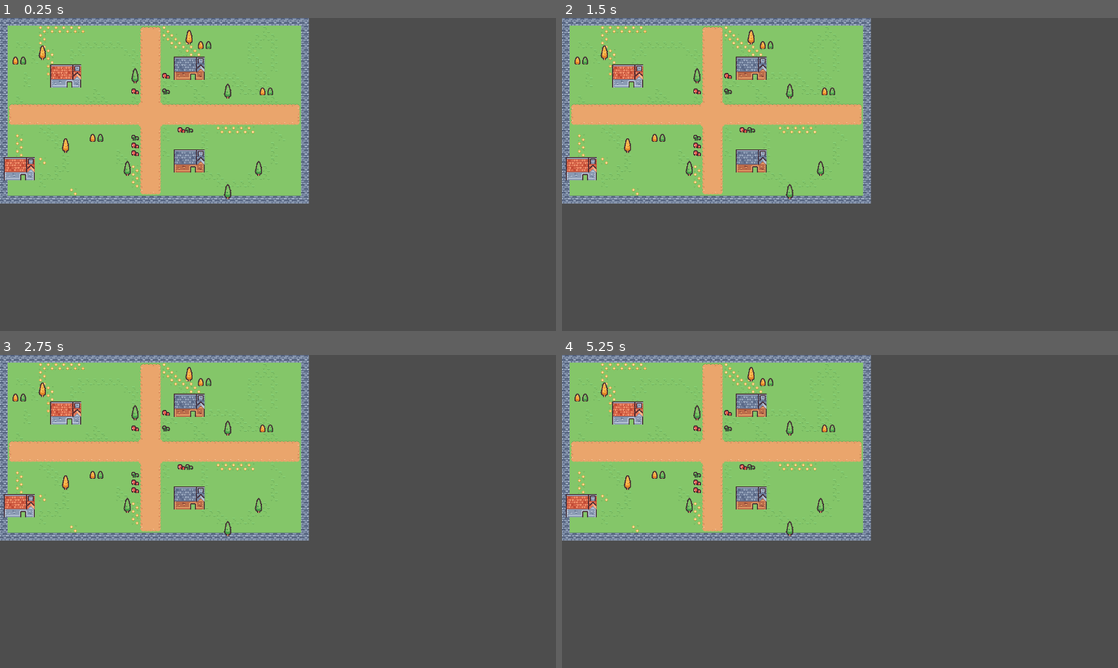
Above: before the commit, frames 1-4 (two rows, left to right).
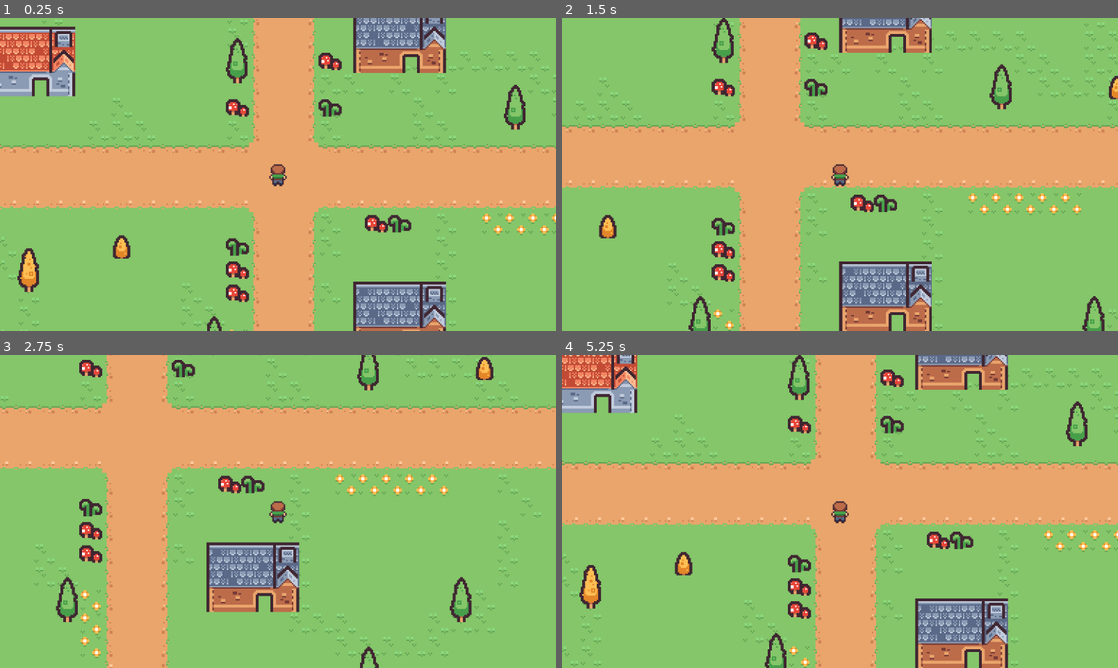
Above: after the commit, the same moments.

Repository: ygor2812/jd2-ygor2812
Game: Godot game, scene res://scenes/Vila.tscn
Same seed, same stepped clock (60 frames per second), same inputs: the game is played once before the commit and once after it. Before the commit the project has no main scene; this scene is started directly in both runs.
Inputs:
- Up to frame 1 (0.25 s): no input
- Up to frame 2 (1.5 s): tap Enter at 0.5 s; hold Right (right) 0.53-1.28 s; hold Down (down) from 1.28 s (still down)
- Up to frame 3 (2.75 s): release Down (down) at 2.03 s; hold Right (right) from 2.03 s (still down)
- Up to frame 4 (5.25 s): release Right (right) at 2.78 s; hold W (up) 2.78-3.53 s; hold A (left) 3.53-5.03 s; hold Down (down) from 5.03 s (still down)

The runs differ from the first frame. In frame 1, 90% of the frame differs, in the area x 0-100%, y 0-100%; in frame 2, 90%; in frame 3, 83%; in frame 4, 90%.

Commit message:
aula-08: vila com colisao e personagem em quatro direções

Diff:
--- /dev/null
+++ b/jogo/entities/jogador.tscn
@@ -0,0 +1,162 @@
+[gd_scene format=3 uid="uid://b2i8f22l2rgo1"]
+
+[ext_resource type="Script" uid="uid://b77fjswelegu4" path="res://scripts/jogador.gd" id="1_m0gj8"]
+[ext_resource type="Texture2D" uid="uid://ejeqoxdjkcuo" path="res://assets-vila/sprites/personagem.png" id="2_mi7s2"]
+
+[sub_resource type="AtlasTexture" id="AtlasTexture_as3f3"]
+atlas = ExtResource("2_mi7s2")
+region = Rect2(0, 0, 16, 16)
+
+[sub_resource type="AtlasTexture" id="AtlasTexture_krsmw"]
+atlas = ExtResource("2_mi7s2")
+region = Rect2(16, 0, 16, 16)
+
+[sub_resource type="AtlasTexture" id="AtlasTexture_vv3b2"]
+atlas = ExtResource("2_mi7s2")
+region = Rect2(32, 0, 16, 16)
+
+[sub_resource type="AtlasTexture" id="AtlasTexture_nvuv8"]
+atlas = ExtResource("2_mi7s2")
+region = Rect2(48, 0, 16, 16)
+
+[sub_resource type="AtlasTexture" id="AtlasTexture_m0gj8"]
+atlas = ExtResource("2_mi7s2")
+region = Rect2(0, 16, 16, 16)
+
+[sub_resource type="AtlasTexture" id="AtlasTexture_mi7s2"]
+atlas = ExtResource("2_mi7s2")
+region = Rect2(16, 16, 16, 16)
+
+[sub_resource type="AtlasTexture" id="AtlasTexture_ntdb4"]
+atlas = ExtResource("2_mi7s2")
+region = Rect2(32, 16, 16, 16)
+
+[sub_resource type="AtlasTexture" id="AtlasTexture_1y6is"]
+atlas = ExtResource("2_mi7s2")
+region = Rect2(48, 16, 16, 16)
+
+[sub_resource type="AtlasTexture" id="AtlasTexture_wrf7a"]
+atlas = ExtResource("2_mi7s2")
+region = Rect2(0, 32, 16, 16)
+
+[sub_resource type="AtlasTexture" id="AtlasTexture_8ej8p"]
+atlas = ExtResource("2_mi7s2")
+region = Rect2(16, 32, 16, 16)
+
+[sub_resource type="AtlasTexture" id="AtlasTexture_8c0iw"]
+atlas = ExtResource("2_mi7s2")
+region = Rect2(32, 32, 16, 16)
+
+[sub_resource type="AtlasTexture" id="AtlasTexture_byptf"]
+atlas = ExtResource("2_mi7s2")
+region = Rect2(48, 32, 16, 16)
+
+[sub_resource type="AtlasTexture" id="AtlasTexture_xet37"]
+atlas = ExtResource("2_mi7s2")
+region = Rect2(0, 48, 16, 16)
+
+[sub_resource type="AtlasTexture" id="AtlasTexture_gye3k"]
+atlas = ExtResource("2_mi7s2")
+region = Rect2(16, 48, 16, 16)
+
+[sub_resource type="AtlasTexture" id="AtlasTexture_q6w5h"]
+atlas = ExtResource("2_mi7s2")
+region = Rect2(32, 48, 16, 16)
+
+[sub_resource type="AtlasTexture" id="AtlasTexture_bj3w7"]
+atlas = ExtResource("2_mi7s2")
+region = Rect2(48, 48, 16, 16)
+
+[sub_resource type="SpriteFrames" id="SpriteFrames_lgkx6"]
+animations = [{
+"frames": [{
+"duration": 1.0,
+"texture": SubResource("AtlasTexture_as3f3")
+}, {
+"duration": 1.0,
+"texture": SubResource("AtlasTexture_krsmw")
+}, {
+"duration": 1.0,
+"texture": SubResource("AtlasTexture_vv3b2")
+}, {
+"duration": 1.0,
+"texture": SubResource("AtlasTexture_nvuv8")
+}],
+"loop": 1,
+"name": &"down",
+"speed": 8.0
+}, {
+"frames": [{
+"duration": 1.0,
+"texture": SubResource("AtlasTexture_m0gj8")
+}, {
+"duration": 1.0,
+"texture": SubResource("AtlasTexture_mi7s2")
+}, {
+"duration": 1.0,
+"texture": SubResource("AtlasTexture_ntdb4")
+}, {
+"duration": 1.0,
+"texture": SubResource("AtlasTexture_1y6is")
+}],
+"loop": 1,
+"name": &"left",
+"speed": 8.0
+}, {
+"frames": [{
+"duration": 1.0,
+"texture": SubResource("AtlasTexture_wrf7a")
+}, {
+"duration": 1.0,
+"texture": SubResource("AtlasTexture_8ej8p")
+}, {
+"duration": 1.0,
+"texture": SubResource("AtlasTexture_8c0iw")
+}, {
+"duration": 1.0,
+"texture": SubResource("AtlasTexture_byptf")
+}],
+"loop": 1,
+"name": &"right",
+"speed": 8.0
+}, {
+"frames": [{
+"duration": 1.0,
+"texture": SubResource("AtlasTexture_xet37")
+}, {
+"duration": 1.0,
+"texture": SubResource("AtlasTexture_gye3k")
+}, {
+"duration": 1.0,
+"texture": SubResource("AtlasTexture_q6w5h")
+}, {
+"duration": 1.0,
+"texture": SubResource("AtlasTexture_bj3w7")
+}],
+"loop": 1,
+"name": &"up",
+"speed": 8.0
+}]
+
+[sub_resource type="RectangleShape2D" id="RectangleShape2D_lgkx6"]
+size = Vector2(11, 5)
+
+[node name="Jogador" type="CharacterBody2D" unique_id=21811617]
+motion_mode = 1
+script = ExtResource("1_m0gj8")
+
+[node name="AnimatedSprite2D" type="AnimatedSprite2D" parent="." unique_id=1390612713]
+z_index = 1
+sprite_frames = SubResource("SpriteFrames_lgkx6")
+animation = &"up"
+
+[node name="CollisionShape2D" type="CollisionShape2D" parent="." unique_id=1743563826]
+position = Vector2(0, 5)
+shape = SubResource("RectangleShape2D_lgkx6")
+
+[node name="Camera2D" type="Camera2D" parent="." unique_id=234426255]
+zoom = Vector2(3, 3)
+limit_left = 0
+limit_top = 0
+limit_right = 640
+limit_bottom = 384
--- a/jogo/project.godot
+++ b/jogo/project.godot
@@ -11,6 +11,7 @@
 [application]
 
 config/name="Jogo"
+run/main_scene="uid://thgs2yolkqvk"
 config/features=PackedStringArray("4.7", "GL Compatibility")
 config/icon="res://icon.svg"
 
--- a/jogo/scenes/Vila.tscn
+++ b/jogo/scenes/Vila.tscn
@@ -1,6 +1,7 @@
 [gd_scene format=4 uid="uid://thgs2yolkqvk"]
 
 [ext_resource type="TileSet" uid="uid://b7ewgdch5rvv4" path="res://tiles/vila.tres" id="1_aroqr"]
+[ext_resource type="PackedScene" uid="uid://b2i8f22l2rgo1" path="res://entities/jogador.tscn" id="2_o2076"]
 
 [node name="Vila" type="Node2D" unique_id=1180844704]
 metadata/_edit_horizontal_guides_ = [0.0, 384.0]
@@ -13,3 +14,6 @@
 [node name="objetos" type="TileMapLayer" parent="." unique_id=1095402920]
 tile_map_data = PackedByteArray("AAAIAAcAAAAEAAQAAAAYAAYAAAAAAAQAAAAYABIAAAAAAAQAAAACABMAAAAEAAQAAAAMAA8AAAADAAIAAAACAA …(304 unchanged characters)…
 tile_set = ExtResource("1_aroqr")
+
+[node name="Jogador" parent="." unique_id=21811617 instance=ExtResource("2_o2076")]
+position = Vector2(308, 198)
--- /dev/null
+++ b/jogo/scripts/jogador.gd
@@ -0,0 +1,24 @@
+extends CharacterBody2D
+
+@export var velocidade: float = 70.0
+@onready var anim: AnimatedSprite2D = $AnimatedSprite2D
+
+func _physics_process(_delta: float) -> void:
+	var direcao := Input.get_vector("left", "right", "up", "down")
+	velocity = direcao * velocidade
+	move_and_slide()
+
+	if direcao == Vector2.ZERO:
+		anim.stop()
+		return
+
+	if abs(direcao.x) > abs(direcao.y):
+		if direcao.x > 0:
+			anim.play("direita")
+		else:
+			anim.play("esquerda")
+	else:
+		if direcao.y > 0:
+			anim.play("baixo")
+		else:
+			anim.play("cima")
--- a/jogo/tiles/vila.tres
+++ b/jogo/tiles/vila.tres
@@ -8,19 +8,26 @@
 0:1/0 = 0
 0:4/size_in_atlas = Vector2i(4, 3)
 0:4/0 = 0
+0:4/0/physics_layer_0/polygon_0/points = PackedVector2Array(-32.000084, -23.132591, 32.38562, -22.168732, 30.843445, 24.481995, -31.614532, 23.710907)
 4:4/size_in_atlas = Vector2i(4, 3)
 4:4/0 = 0
+4:4/0/physics_layer_0/polygon_0/points = PackedVector2Array(-30.216263, -21.493116, 32.55443, -21.493116, 31.655136, 24.190998, -30.396133, 24.370861)
 3:0/size_in_atlas = Vector2i(1, 2)
 3:0/0 = 0
+3:0/0/physics_layer_0/polygon_0/points = PackedVector2Array(-8.273502, -15.108132, 7.913784, -14.748415, 8.093641, 16.187284, -7.733926, 15.82757)
 4:0/size_in_atlas = Vector2i(1, 2)
 4:0/0 = 0
+4:0/0/physics_layer_0/polygon_0/points = PackedVector2Array(-8.453361, -15.46785, 8.45336, -15.108132, 7.3742065, 15.2879925, -7.913785, 15.467852)
 5:0/0 = 0
-3:2/size_in_atlas = Vector2i(2, 1)
 3:2/0 = 0
+3:2/0/physics_layer_0/polygon_0/points = PackedVector2Array(-8, -8, 8, -8, 8, 8, -8, 8)
 6:10/0 = 0
+6:10/0/physics_layer_0/polygon_0/points = PackedVector2Array(-8, -8, 8, -8, 8, 8, -8, 8)
 8:6/0 = 0
+8:6/0/physics_layer_0/polygon_0/points = PackedVector2Array(-8, -8, 8, -8, 8, 8, -8, 8)
 11:6/0 = 0
 11:3/0 = 0
+11:3/0/physics_layer_0/polygon_0/points = PackedVector2Array(-8, -8, 8, -8, 8, 8, -8, 8)
 0:8/size_in_atlas = Vector2i(3, 3)
 0:8/0 = 0
 3:8/size_in_atlas = Vector2i(2, 3)
@@ -81,11 +88,17 @@
 1:0/0 = 0
 2:0/0 = 0
 11:4/0 = 0
+11:4/0/physics_layer_0/polygon_0/points = PackedVector2Array(-8, -8, 8, -8, 8, 8, -8, 8)
 11:5/0 = 0
 9:6/0 = 0
+9:6/0/physics_layer_0/polygon_0/points = PackedVector2Array(-8, -8, 8, -8, 8, 8, -8, 8)
 10:6/0 = 0
+10:6/0/physics_layer_0/polygon_0/points = PackedVector2Array(-8, -8, 8, -8, 8, 8, -8, 8)
 8:8/0 = 0
 8:7/0 = 0
+4:2/0 = 0
+4:2/0/physics_layer_0/polygon_0/points = PackedVector2Array(-8, -8, 8, -8, 8, 8, -8, 8)
 
 [resource]
+physics_layer_0/collision_layer = 1
 sources/0 = SubResource("TileSetAtlasSource_tv3y4")
Not shown, added: jogo/scripts/jogador.gd.uid
Not shown, added: DEVLOG.md
Not shown, changed: README.md
